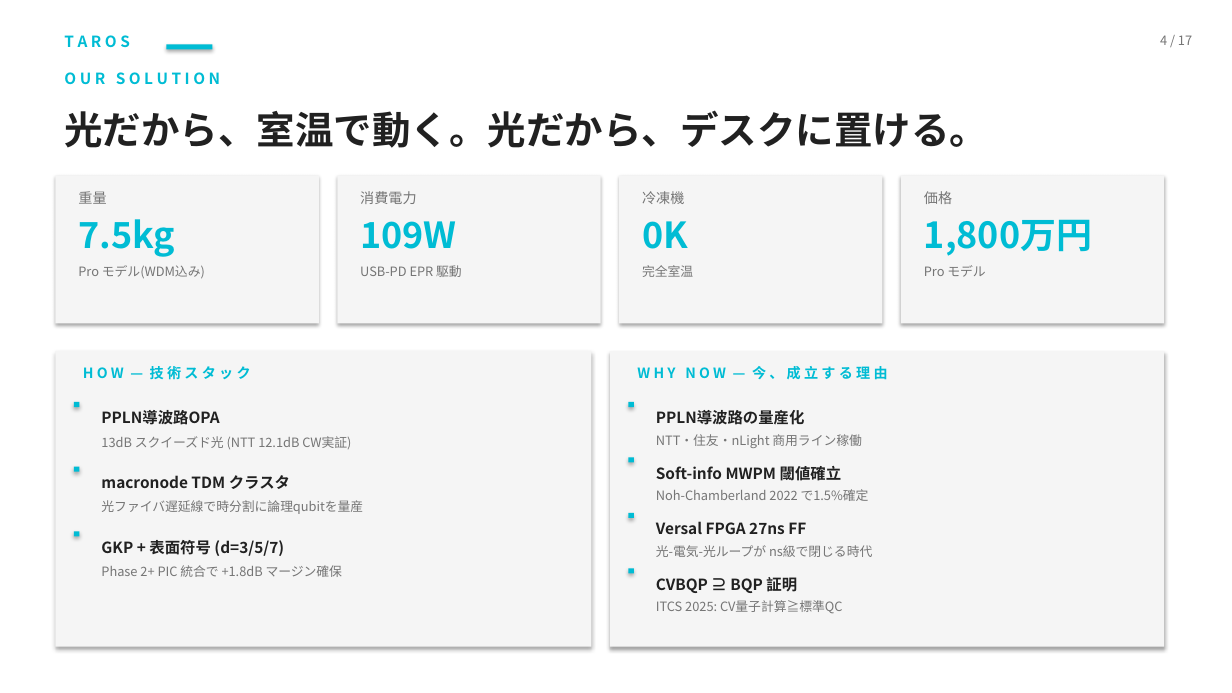
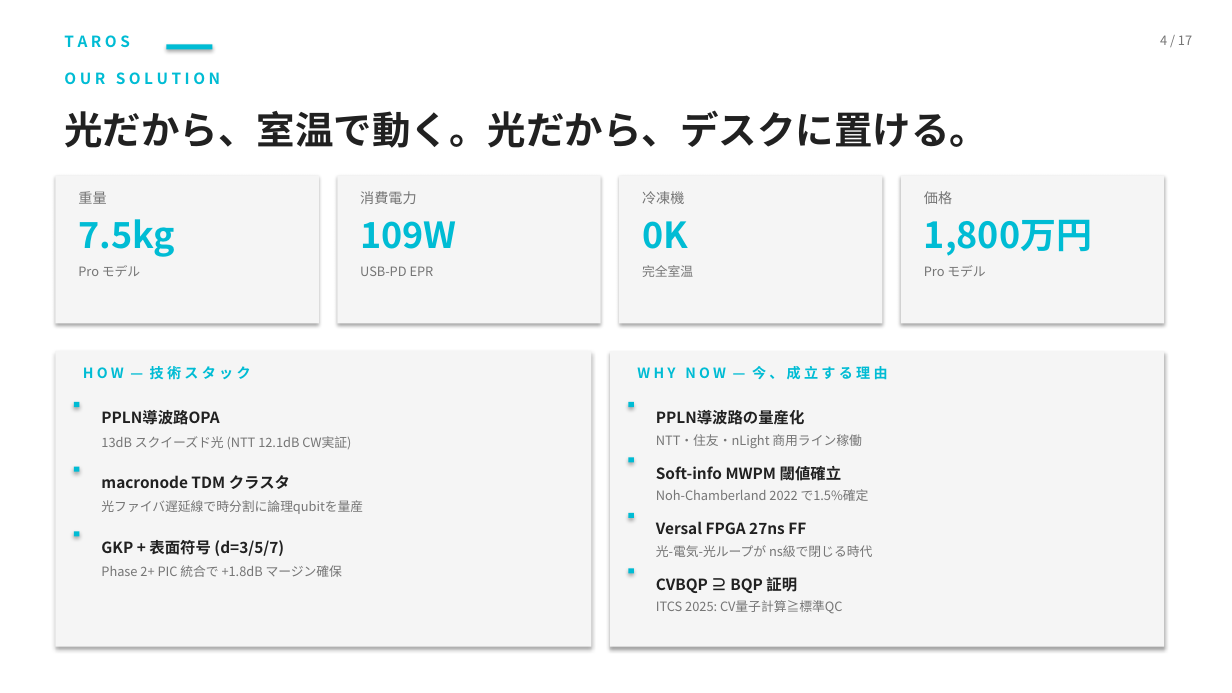
Before and after one commit to TomohiroTani28/Taros, a slide deck: slide 4 of assets/TAROS_Investor_Pitch_Revised.pptx. Drawn at 1232x693 pixels with LibreOffice and Linux fonts; fonts in the diff are those of the drawing. Boxes give left, top, right and bottom in pixels: in the first picture for what was removed or moved away, otherwise in the second. Text is boxed around its words. In the diff, an @@ line names an element or a change of style, - is before the commit and + after.

```diff
--- a/assets/TAROS_Investor_Pitch_Revised.pptx
+++ b/assets/TAROS_Investor_Pitch_Revised.pptx
@@ text at [78,265,140,277]: text changed @@
-Pro モデル(WDM込み)
+Pro モデル
@@ text at [360,266,434,276]: text changed @@
-USB-PD EPR 駆動
+USB-PD EPR
```
Also in this commit, not shown: 12 other slides changed, 2 other files.
